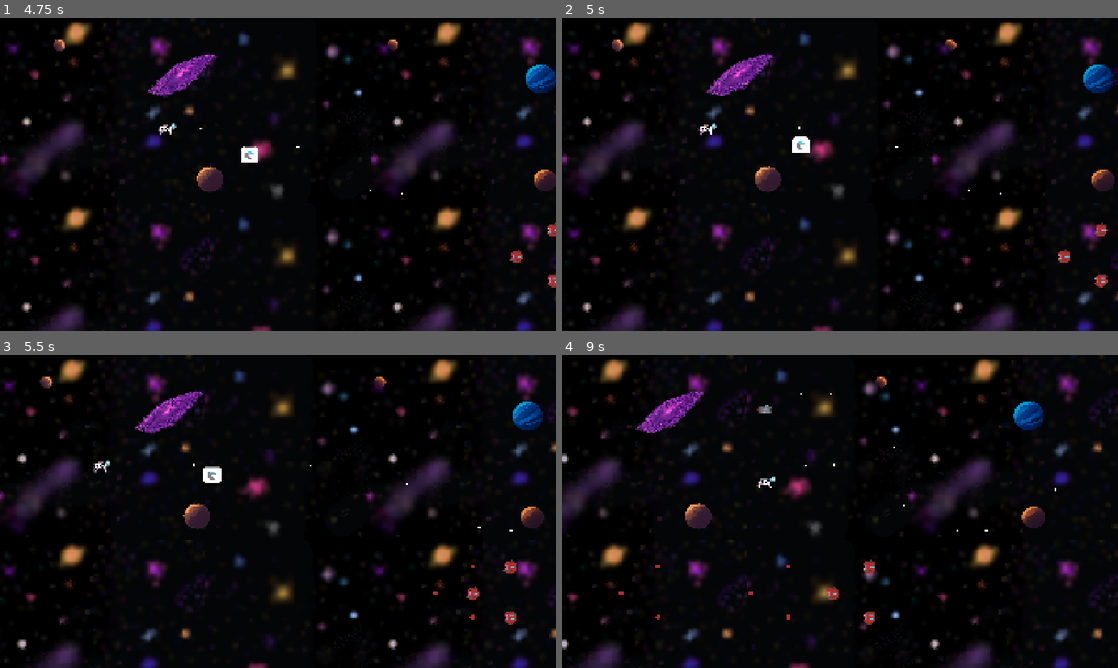
Above: before the commit, frames 1-4 (two rows, left to right).
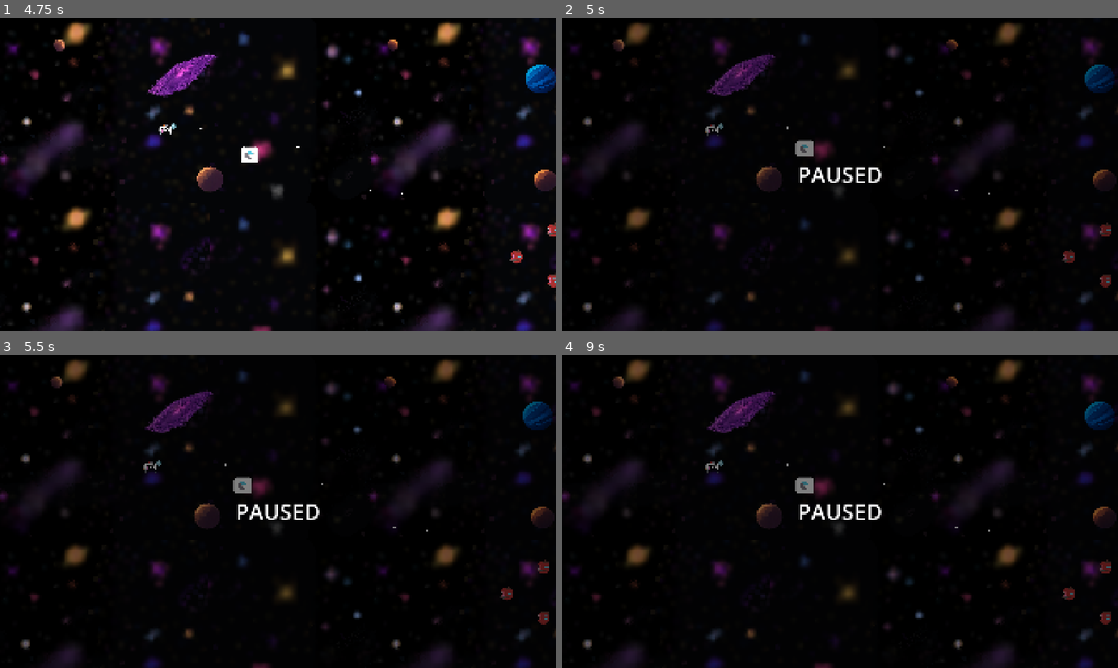
Above: after the commit, the same moments.

Repository: tfmertz/gamedevtv-jam-2026
Game: Godot game, scene res://scene/main.tscn
Two runs of this game, one before a commit and one after it. Both use one fixed random seed, a clock stepped at 60 frames per second and the inputs below. Sound files missing from this copy of the repository are replaced by a short silence.
Inputs:
- Up to frame 1 (4.75 s): click "START" at 0.5 s; tap Enter at 1.25 s; hold D (move_right) 1.28-2.03 s; tap F (cycle_formation) at 1.35 s; hold S (move_down) 2.03-2.78 s; tap R (cycle_spacing) at 2.1 s; hold D (move_right) 2.78-3.53 s; tap G (sort_ships) at 2.85 s; hold W (move_up) 3.53-4.28 s; tap 3 at 3.6 s; hold A (move_left) from 4.28 s (still down); tap 4 at 4.35 s
- Up to frame 2 (5 s): keep holding A (move_left); tap Escape (ui_cancel) at 4.9 s
- Up to frame 3 (5.5 s): keep holding A (move_left); tap 5 at 5.1 s
- Up to frame 4 (9 s): release A (move_left) at 5.78 s; hold S (move_down) 5.78-6.53 s; tap one key every 0.75 s from 5.85 s: 6 F (cycle_formation) R (cycle_spacing) G (sort_ships) 3; hold D (move_right) 6.53-7.28 s; hold W (move_up) 7.28-8.03 s; hold D (move_right) 8.03-8.78 s; hold S (move_down) from 8.78 s (still down)

Frame 1 is identical in both runs. In frame 2, 8.4% of the frame differs, in the area x 0-100%, y 1-100%; in frame 3, 9.8%; in frame 4, 17%, in the area x 0-100%, y 0-100%.

Commit message:
Add boss music

Diff:
--- a/scene/autoload/audio_manager.tscn
+++ b/scene/autoload/audio_manager.tscn
@@ -6,6 +6,7 @@
 [ext_resource type="AudioStream" uid="uid://ce8uu8iu6iqb6" path="res://assets/sound/SpaceAmbient.ogg" id="4_f24qo"]
 [ext_resource type="AudioStream" uid="uid://c6mfrwi7c2uo1" path="res://assets/sound/StarOx.ogg" id="5_kteht"]
 [ext_resource type="AudioStream" uid="uid://pw60ibjxcnue" path="res://assets/sound/moopain1.wav" id="6_ibl2c"]
+[ext_resource type="AudioStream" uid="uid://dj4stnw7iq4b0" path="res://assets/sound/StarOxBoss.ogg" id="6_ummdi"]
 [ext_resource type="AudioStream" uid="uid://cfurosvinpaoq" path="res://assets/sound/moopain2.wav" id="7_fvf71"]
 [ext_resource type="AudioStream" uid="uid://bqwwipokfsnqm" path="res://assets/sound/bosslaugh1.wav" id="8_fvf71"]
 
@@ -16,6 +17,7 @@
 hit_stream = ExtResource("3_kteht")
 title_music_stream = ExtResource("4_f24qo")
 game_music_stream = ExtResource("5_kteht")
+boss_music_stream = ExtResource("6_ummdi")
 player_injured_stream = ExtResource("6_ibl2c")
 player_very_injured_stream = ExtResource("7_fvf71")
 boss_laugh_stream = ExtResource("8_fvf71")
--- a/scene/autoload/game_manager.gd
+++ b/scene/autoload/game_manager.gd
@@ -5,6 +5,8 @@
 signal scene_changed
 
 @onready var camera: Camera2D = $Camera2D
+@onready var _color_rect: ColorRect = $CanvasLayer/ColorRect
+@onready var paused_label: Label = $CanvasLayer/CenterContainer/PausedLabel
 
 ## Optional. Leave empty and set Godot's normal "Main Scene"
 ## in Project Settings instead. If set, this path loads on startup.
@@ -15,21 +17,10 @@
 var is_spawning_scrap := false
 var stop_player_control := false
 
-var _color_rect: ColorRect
 var flash_tween: Tween
-
+var start_color := Color(0, 0, 0, 0)
 
 func _ready() -> void:
-	var canvas := CanvasLayer.new()
-	canvas.layer = 128
-	add_child(canvas)
-
-	_color_rect = ColorRect.new()
-	_color_rect.color = Color(0, 0, 0, 1)  # opaque; fade in to reveal
-	_color_rect.anchor_right = 1.0
-	_color_rect.anchor_bottom = 1.0
-	_color_rect.mouse_filter = Control.MOUSE_FILTER_IGNORE
-	canvas.add_child(_color_rect)
 
 	if initial_scene_path != "":
 		# Defer: can't change_scene during the autoload's own _ready.
@@ -37,10 +28,24 @@
 	else:
 		fade_in(3)
 
+func _unhandled_input(event: InputEvent) -> void:
+	if event.is_action_pressed("ui_cancel"):
+		var scene_tree := get_tree()
+		scene_tree.paused = !scene_tree.paused
+		_color_rect.color = start_color
+		if scene_tree.paused:
+			_color_rect.color.a = 0.5
+			paused_label.show()
+		else:
+			paused_label.hide()
+
+
 func pause_player_control(duration: float) -> void:
 	stop_player_control = true
 	await get_tree().create_timer(duration).timeout
 	stop_player_control = false
+	# Start boss music
+	AudioManager.cross_fade_music(AudioManager._boss_player)
 
 func fade_out(duration := 1.0) -> void:
 	var tween := create_tween()
@@ -49,6 +54,7 @@
 
 func fade_in(duration := 1.0) -> void:
 	var tween := create_tween()
+	_color_rect.color.a = 1
 	tween.tween_property(_color_rect, "color:a", 0.0, duration)
 	await tween.finished
 
--- a/scene/autoload/game_manager.tscn
+++ b/scene/autoload/game_manager.tscn
@@ -2,6 +2,9 @@
 
 [ext_resource type="Script" uid="uid://2jy7so4lmnfo" path="res://scene/autoload/game_manager.gd" id="1_2uct3"]
 [ext_resource type="Script" uid="uid://cy83tbydebwdl" path="res://src/camera_controls.gd" id="2_ubk7d"]
+
+[sub_resource type="LabelSettings" id="LabelSettings_2uct3"]
+font_size = 76
 
 [node name="GameManager" type="Node2D" unique_id=1450854875]
 process_mode = 3
@@ -10,3 +13,29 @@
 [node name="Camera2D" type="Camera2D" parent="." unique_id=561175760]
 anchor_mode = 0
 script = ExtResource("2_ubk7d")
+
+[node name="CanvasLayer" type="CanvasLayer" parent="." unique_id=1673039592]
+layer = 128
+
+[node name="ColorRect" type="ColorRect" parent="CanvasLayer" unique_id=946676852]
+anchors_preset = 15
+anchor_right = 1.0
+anchor_bottom = 1.0
+grow_horizontal = 2
+grow_vertical = 2
+mouse_filter = 2
+color = Color(0, 0, 0, 1)
+
+[node name="CenterContainer" type="CenterContainer" parent="CanvasLayer" unique_id=2006127796]
+anchors_preset = 15
+anchor_right = 1.0
+anchor_bottom = 1.0
+grow_horizontal = 2
+grow_vertical = 2
+mouse_filter = 2
+
+[node name="PausedLabel" type="Label" parent="CanvasLayer/CenterContainer" unique_id=121997920]
+visible = false
+layout_mode = 2
+text = "PAUSED"
+label_settings = SubResource("LabelSettings_2uct3")
--- a/scene/ui/game_over.tscn
+++ b/scene/ui/game_over.tscn
@@ -134,4 +134,4 @@
 layout_mode = 2
 text = "Retry"
 
-[connection signal="pressed" from="CanvasLayer/Control/VBoxContainer/ButtonMargin/Button" to="." method="_on_button_press"]
+[connection signal="pressed" from="CanvasLayer/Control/VBoxContainer/ButtonMargin/Button" to="." method="_on_retry_press"]
Not shown, added: assets/sound/StarOxBoss.ogg.import
Not shown, added: assets/sound/StarOxBoss.ogg
